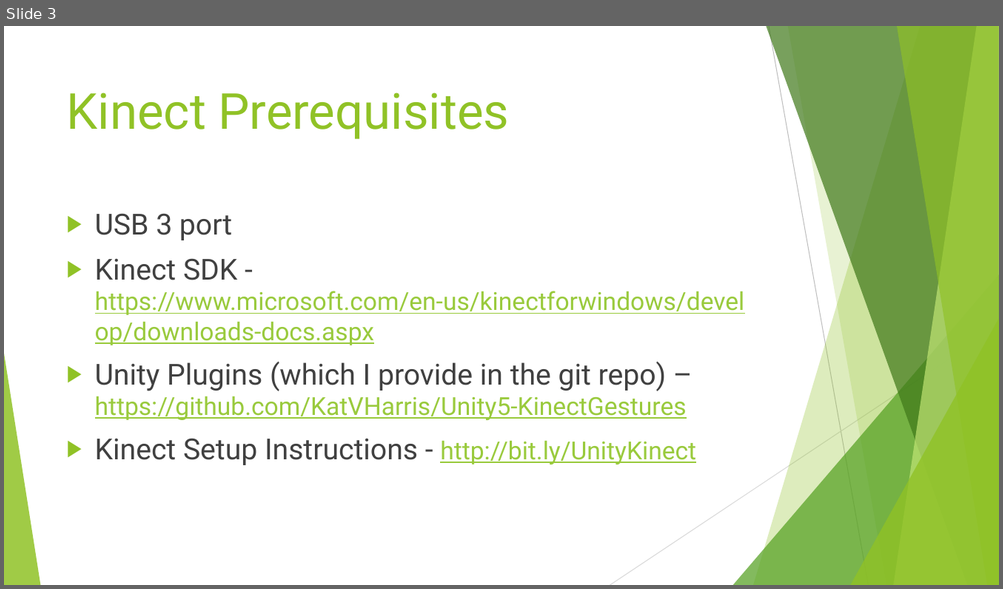
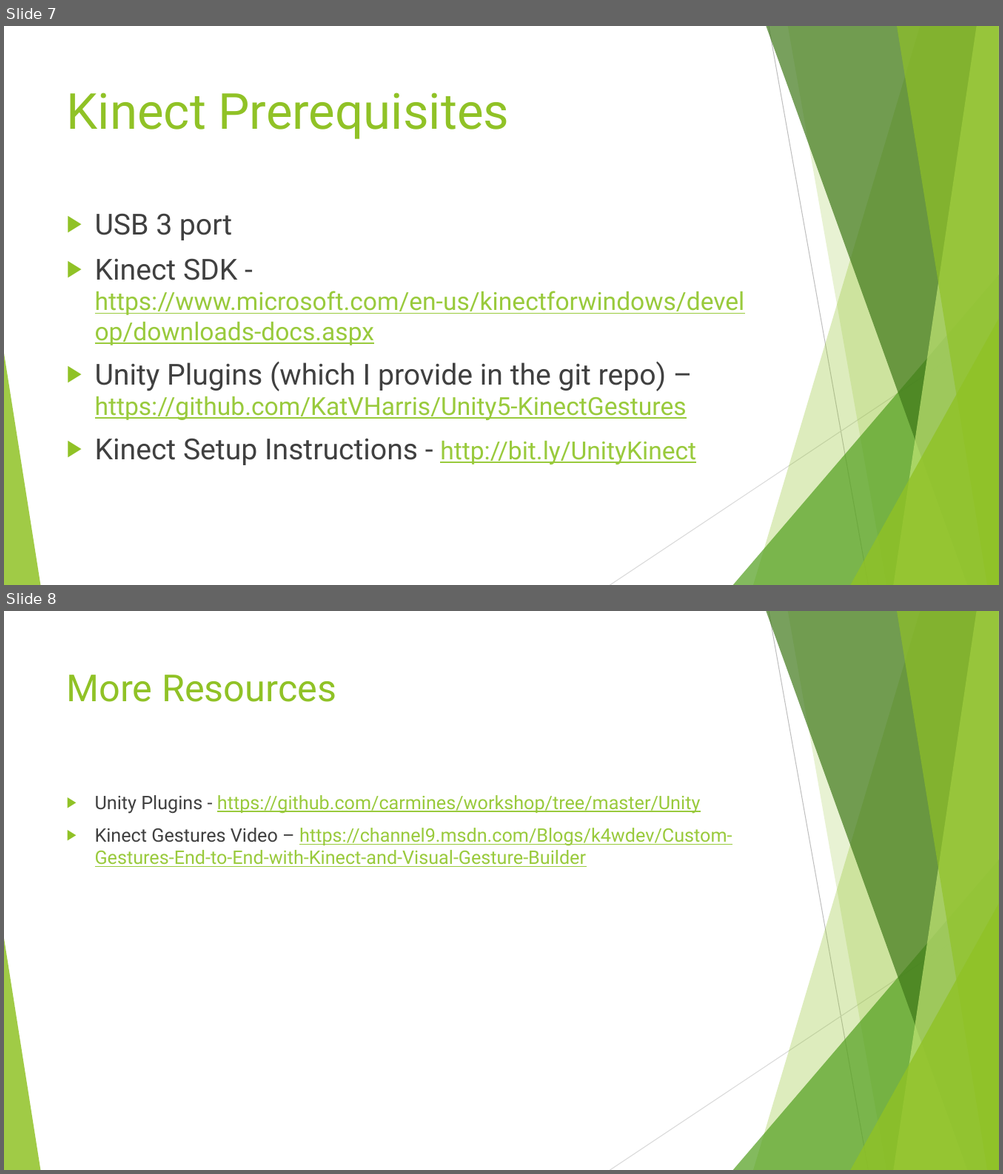
Before and after one commit to KatVHarris/Unity5-KinectGestures, a slide deck: KinectPresentation.pptx. Shown one above the other, each under a label of ours: slide 3 before the commit, slides 7 and 8 after it. The pictures are 1003x589 and 1003x1174 pixels, drawn with LibreOffice and Linux fonts; fonts in the diff are those of the drawing. Boxes give left, top, right and bottom in pixels: in the first picture for what was removed or moved away, otherwise in the second. Text is boxed around its words. In the diff, an @@ line names an element or a change of style, - is before the commit and + after.

```diff
--- a/KinectPresentation.pptx
+++ b/KinectPresentation.pptx
@@ slide 8 added at (4, 611, 999, 1170), background #FFFFFF; not listed: 10 template elements that a slide beside it also shows @@
@@ title added at (67, 675, 336, 702), 36 pt, text #90C226 @@
+More Resources
@@ text added at (95, 795, 731, 867), 18 pt, text #99CA3C, underline @@
+▶ Unity Plugins - https://github.com/carmines/workshop/tree/master/Unity
+▶ Kinect Gestures Video – https://channel9.msdn.com/Blogs/k4wdev/Custom-Gestures-End-to-End-with-Kinect-and-Visual-Gesture-Builder
@@ what was slide 3 is now slide 7 @@
```
Also in this commit, not shown: 1 slide changed, 4 other slides added, 1 slide removed, 2 other files.
